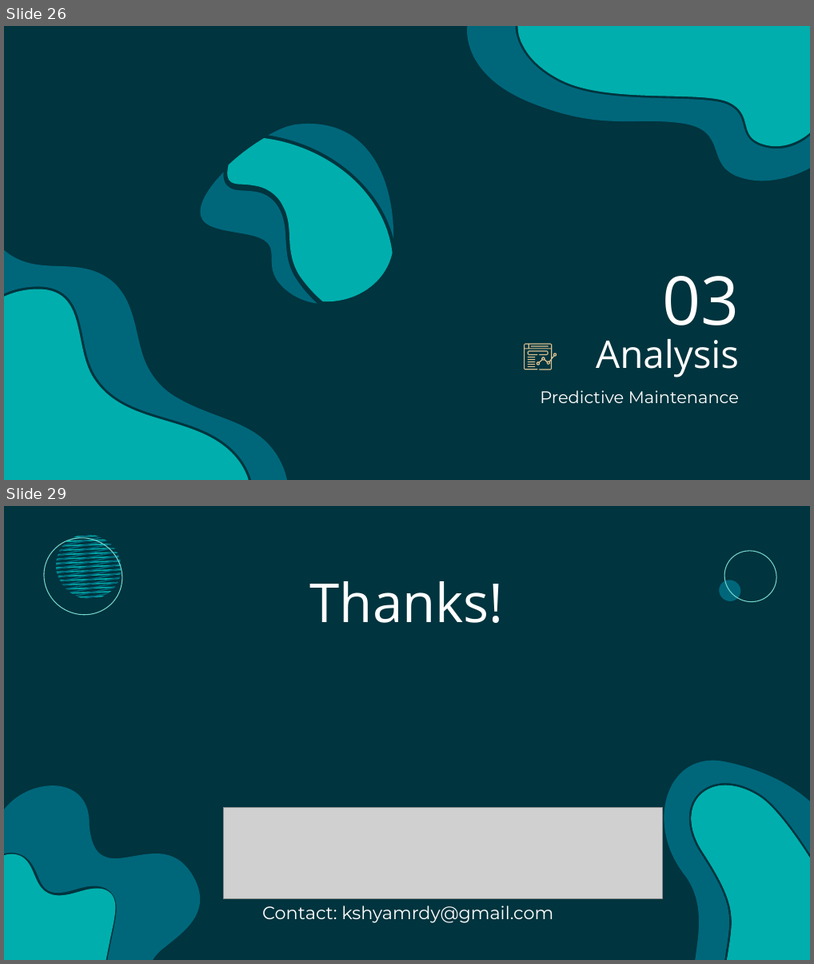
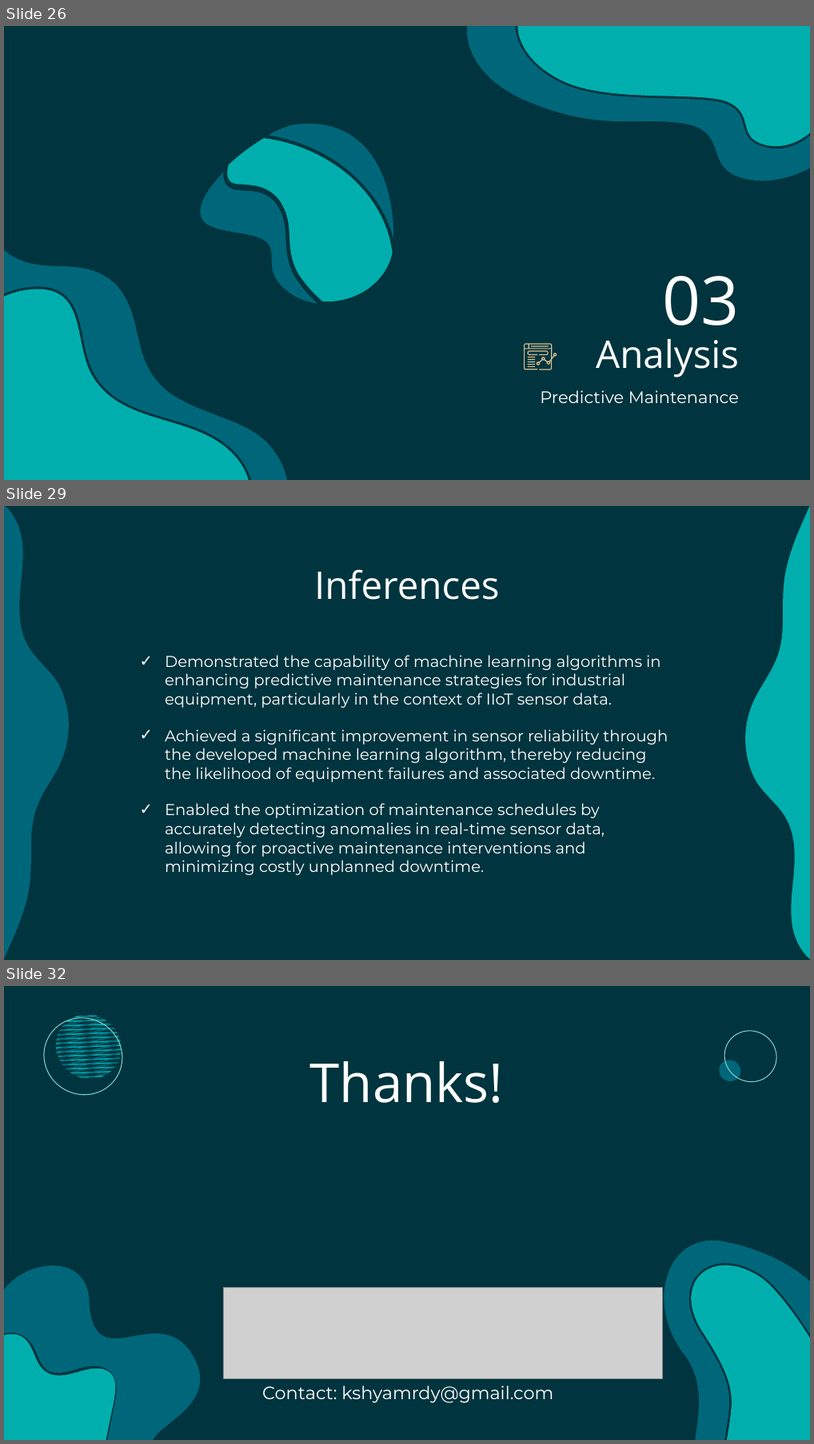
Before and after one commit to JathinShyam/Project-Final, a slide deck: Rockfort Intern Report.pptx. Shown one above the other, each under a label of ours: slides 26 and 29 before the commit, slides 26, 29 and 32 after it; the slides between them are not shown. The pictures are 814x964 and 814x1444 pixels, drawn with LibreOffice and Linux fonts; fonts in the diff are those of the drawing; grey boxes stand for pictures. Boxes give left, top, right and bottom in pixels: in the first picture for what was removed or moved away, otherwise in the second. Text is boxed around its words. In the diff, an @@ line names an element or a change of style, - is before the commit and + after.

Commit message:
added inferences

```diff
--- a/Rockfort Intern Report.pptx
+++ b/Rockfort Intern Report.pptx
@@ slide 29 added at box(4, 506, 810, 960), background #00343E @@
@@ freeform shape added at box(4, 506, 69, 958), fill #00677B @@
@@ freeform shape added at box(746, 506, 810, 958), fill #00AFAD @@
@@ title added at box(314, 569, 499, 600), 34 pt, text #FFFFFF @@
+Inferences
@@ subtitle added at box(165, 655, 668, 875), 14 pt, text #FFFFFF @@
+✓ Demonstrated the capability of machine learning algorithms in enhancing predictive maintenance strategies for industrial equipment, particularly in the context of IIoT sensor data.
+✓ Achieved a significant improvement in sensor reliability through the developed machine learning algorithm, thereby reducing the likelihood of equipment failures and associated downtime.
+✓ Enabled the optimization of maintenance schedules by accurately detecting anomalies in real-time sensor data, allowing for proactive maintenance interventions and minimizing costly unplanned downtime.
@@ what was slide 29 is now slide 32 @@
```
Also in this commit, not shown: 2 slides changed, 2 other slides added.
